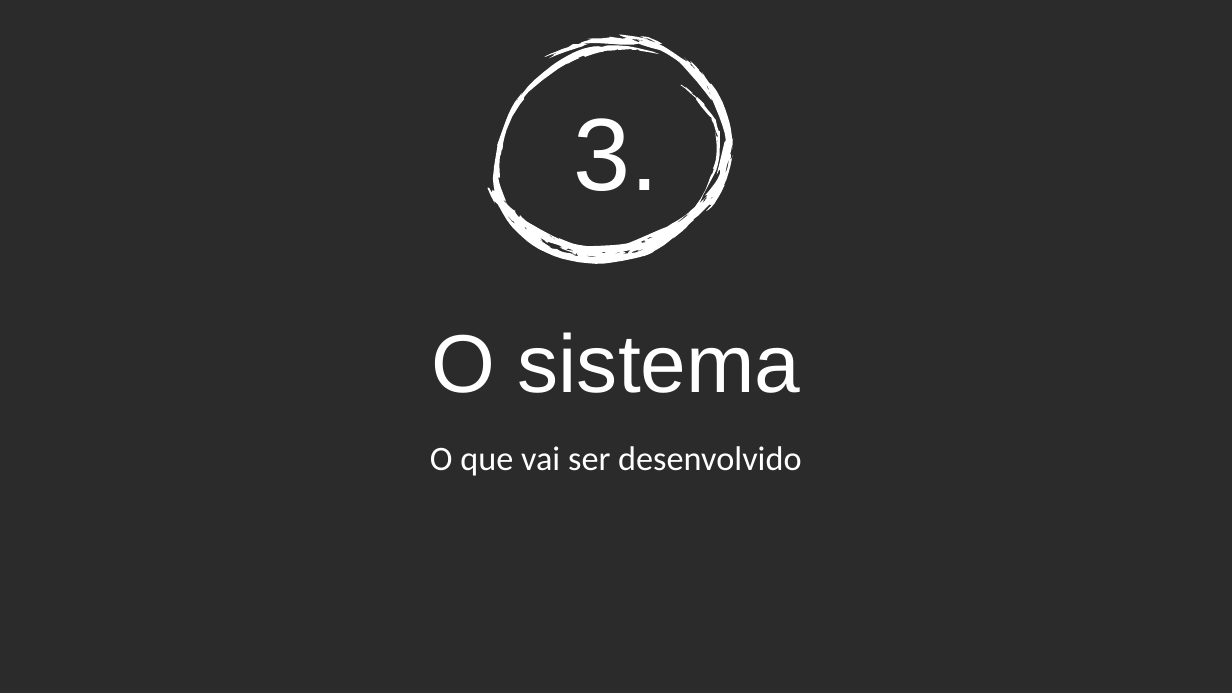
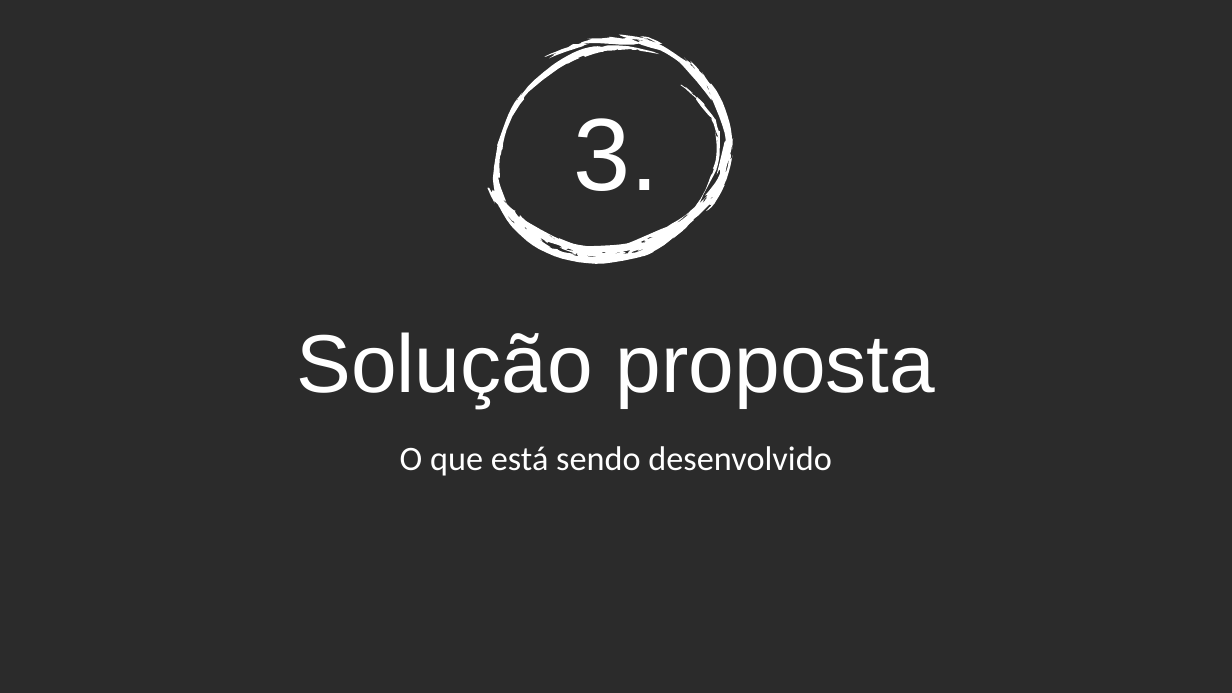
Before and after one commit to leoalopes/tccCodeIgniter, a slide deck: slide 8 of SeminarioAndamento.pptx. Drawn at 1232x693 pixels with LibreOffice and Linux fonts; fonts in the diff are those of the drawing; background and template pictures are left out; a plain dark background stands for a picture behind light text. Boxes give left, top, right and bottom in pixels: in the first picture for what was removed or moved away, otherwise in the second. Text is boxed around its words. In the diff, an @@ line names an element or a change of style, - is before the commit and + after.

```diff
--- a/SeminarioAndamento.pptx
+++ b/SeminarioAndamento.pptx
@@ title at [296,332,935,407]: text changed @@
-O sistema
+Solução proposta
@@ subtitle at [400,446,831,476]: text changed @@
-O que vai ser desenvolvido
+O que está sendo desenvolvido
```
Also in this commit, not shown: 1 other slide changed, 2 slides added, 3 other files.
